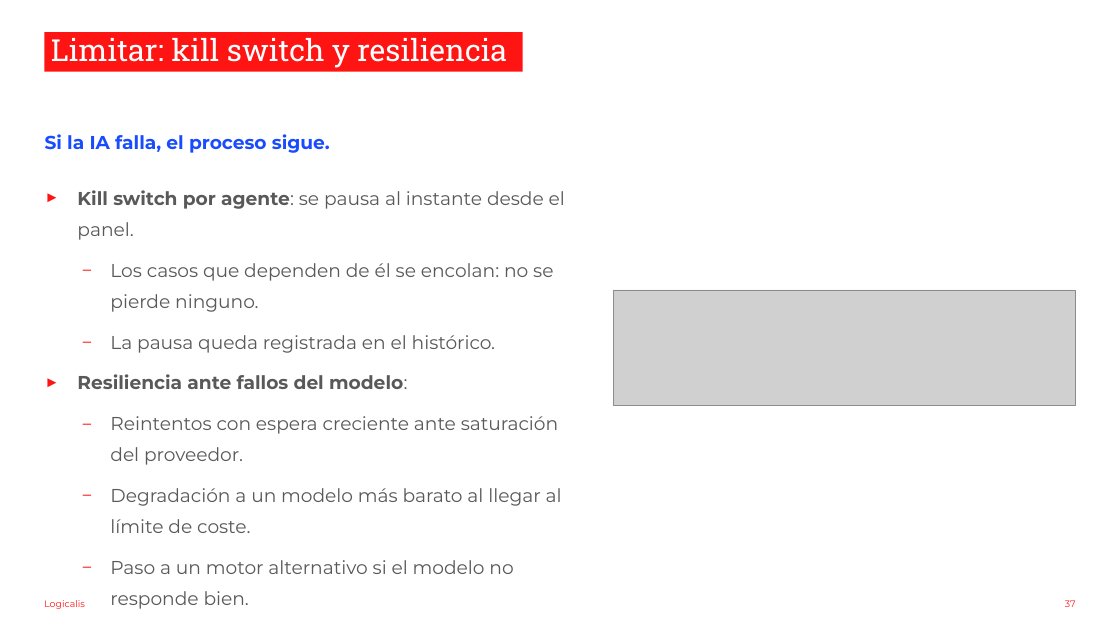
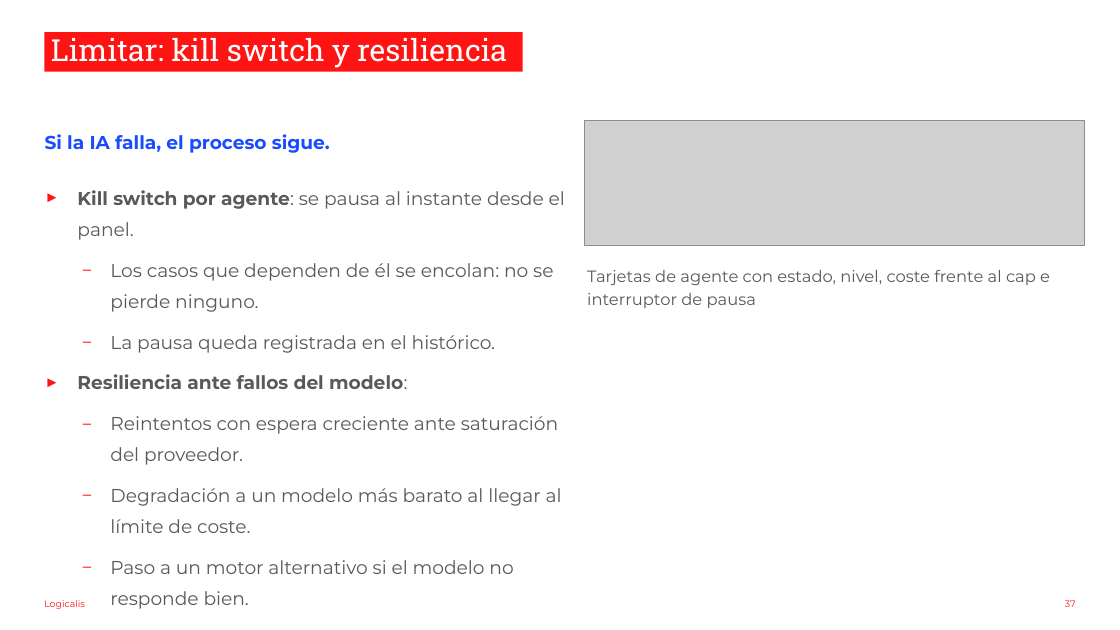
Before and after one commit to nachoenjuto/fnol-triage-v2, a slide deck: slide 37 of _docs/slides-observabilidad.pptx. Drawn at 1120x630 pixels with LibreOffice and Linux fonts; fonts in the diff are those of the drawing; grey boxes stand for pictures; background and template pictures are left out. Boxes give left, top, right and bottom in pixels: in the first picture for what was removed or moved away, otherwise in the second. Text is boxed around its words. In the diff, an @@ line names an element or a change of style, - is before the commit and + after.

```diff
--- a/_docs/slides-observabilidad.pptx
+++ b/_docs/slides-observabilidad.pptx
@@ picture: place and size @@
-picture at (613,290,1075,406)
+picture at (585,120,1085,245)
@@ text added at (587,270,1050,308), 14 pt, text #595959 @@
+Tarjetas de agente con estado, nivel, coste frente al cap e interruptor de pausa
```
Also in this commit, not shown: 18 other slides changed, 20 slides added, 20 slides removed, 3 other files.
